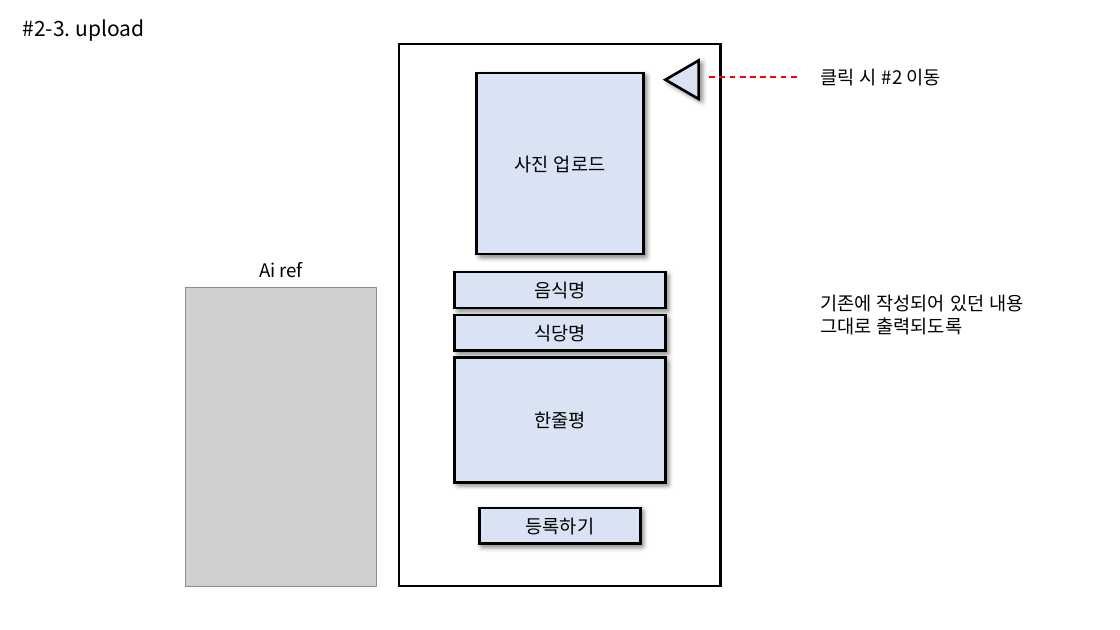
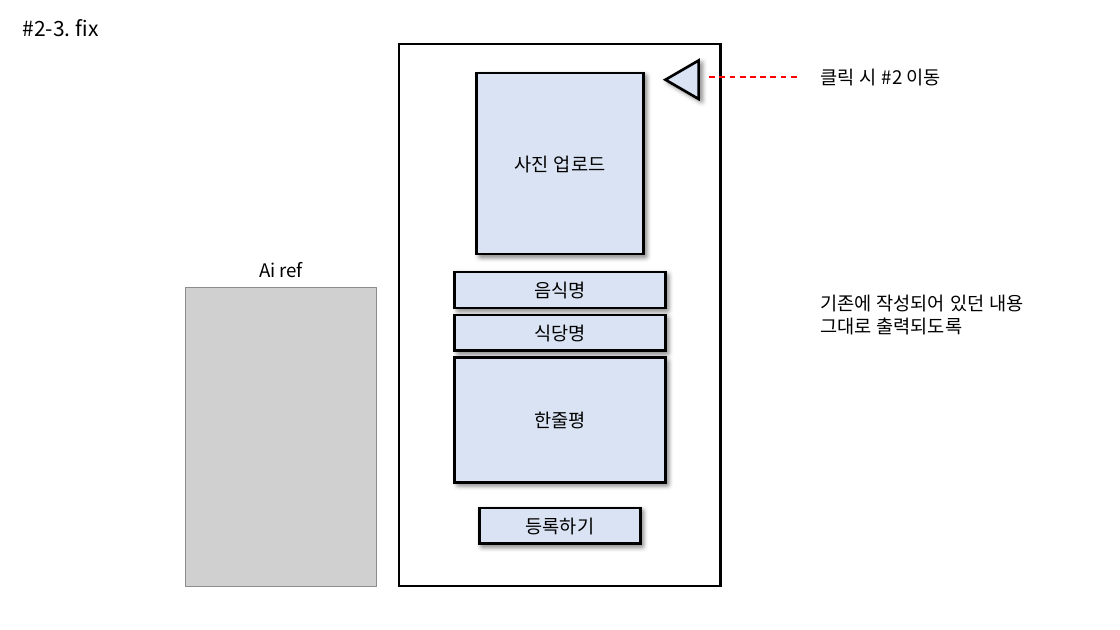
Before and after one commit to Seongwoo97/Web, a slide deck: slide 10 of project/ready/SB_맛식당.pptx. Drawn at 1120x630 pixels with LibreOffice and Linux fonts; fonts in the diff are those of the drawing; grey boxes stand for pictures. Boxes give left, top, right and bottom in pixels: in the first picture for what was removed or moved away, otherwise in the second. Text is boxed around its words. In the diff, an @@ line names an element or a change of style, - is before the commit and + after.

```diff
--- a/project/ready/SB_맛식당.pptx
+++ b/project/ready/SB_맛식당.pptx
@@ text at (23, 19, 98, 37): text changed @@
-#2-3. upload
+#2-3. fix
```
Also in this commit, not shown: 38 other files.
